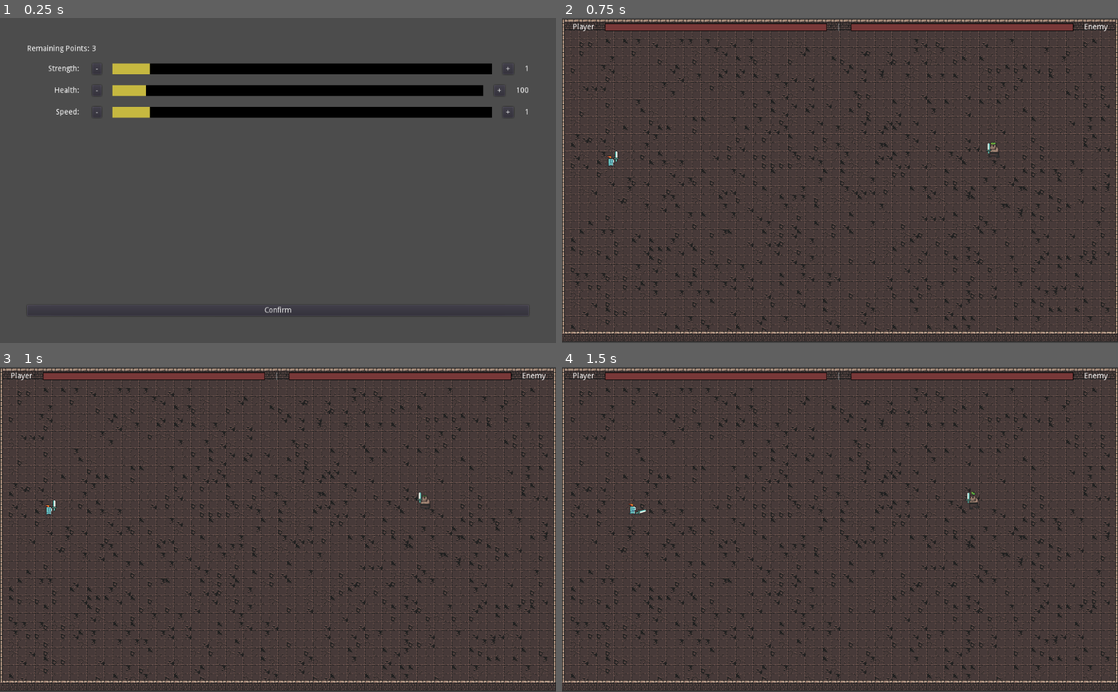
Above: before the commit, frames 1-4 (two rows, left to right).
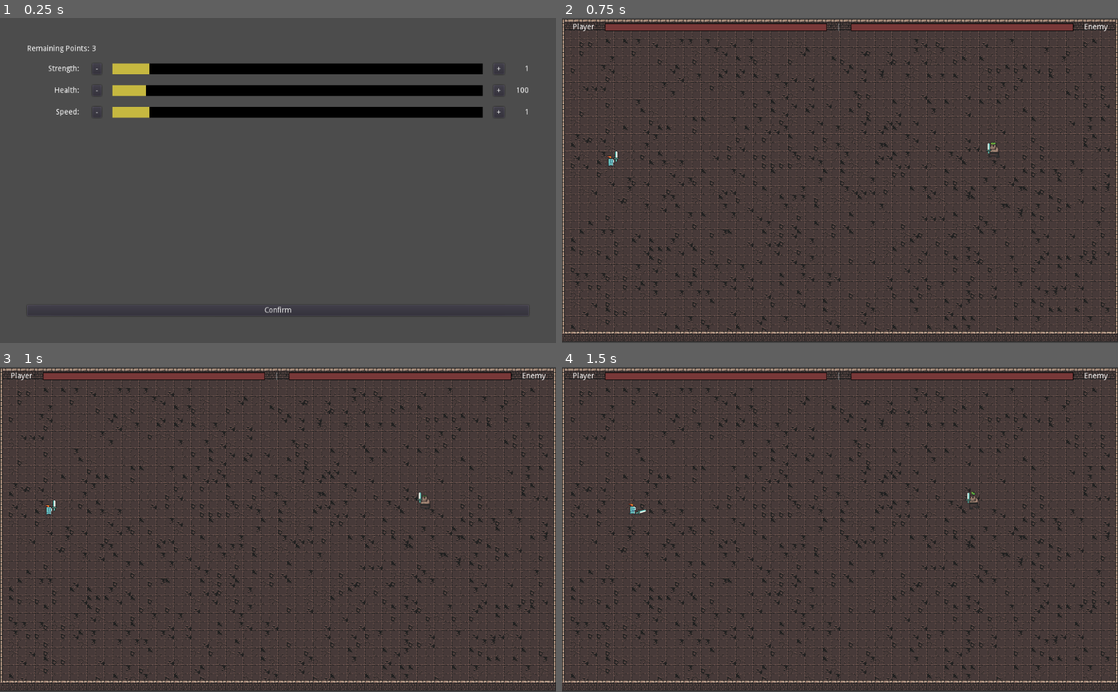
Above: after the commit, the same moments.

Repository: josephmbustamante/ludum-dare-45
Game: Godot game, scene res://Scenes/LevelUp.tscn
Two runs of this game, one before a commit and one after it. Both use one fixed random seed, a clock stepped at 60 frames per second and the inputs below. This scene is started directly instead of the project's main scene.
Inputs (mouse positions are in pixels of both pictures, inside the frame that each line leads up to):
- Up to frame 1 (0.25 s): no input
- Up to frame 2 (0.75 s): click "Confirm" at 0.5 s
- Up to frame 3 (1 s): no input
- Up to frame 4 (1.5 s): tap Enter at 1.25 s; move the mouse to (962, 513) at 1.27 s; hold Right (right) from 1.28 s (still down); click (962, 513) at 1.35 s

The runs differ from the first frame. In frame 1, 0.2% of the frame differs, in the area x 26-93%, y 13-31%; in frame 2, nothing differs; in frame 3, nothing differs; in frame 4, nothing differs.

Commit message:
Align the skill numbers on the level up screen

Diff:
--- a/Scenes/LevelUpField.tscn
+++ b/Scenes/LevelUpField.tscn
@@ -30,7 +30,7 @@
 
 [node name="ProgressBar" type="ProgressBar" parent="."]
 margin_left = 157.0
-margin_right = 209.0
+margin_right = 192.0
 margin_bottom = 40.0
 size_flags_horizontal = 3
 size_flags_vertical = 1
@@ -42,16 +42,18 @@
 percent_visible = false
 
 [node name="Increase" type="Button" parent="."]
-margin_left = 229.0
-margin_right = 249.0
+margin_left = 212.0
+margin_right = 232.0
 margin_bottom = 40.0
 text = "+"
 
 [node name="CurrentLevelLabel" type="Label" parent="."]
-margin_left = 269.0
+margin_left = 252.0
 margin_top = 13.0
 margin_right = 277.0
 margin_bottom = 27.0
+rect_min_size = Vector2( 25, 0 )
 text = "1"
+align = 2
 [connection signal="pressed" from="Decrease" to="." method="_on_Decrease_pressed"]
 [connection signal="pressed" from="Increase" to="." method="_on_Increase_pressed"]
--- a/Scripts/Main.gd
+++ b/Scripts/Main.gd
@@ -1,7 +1,6 @@
 extends Node2D
 
 onready var player = $Player
-
 
 onready var ui = $BattleUI
 
